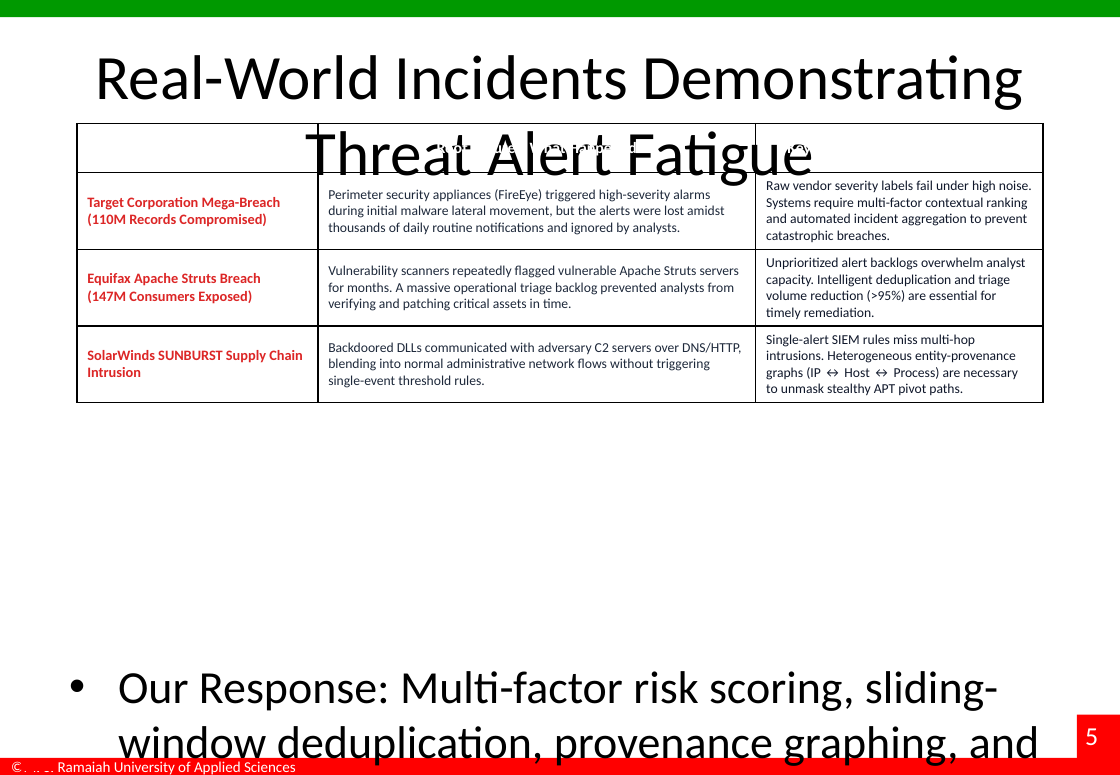
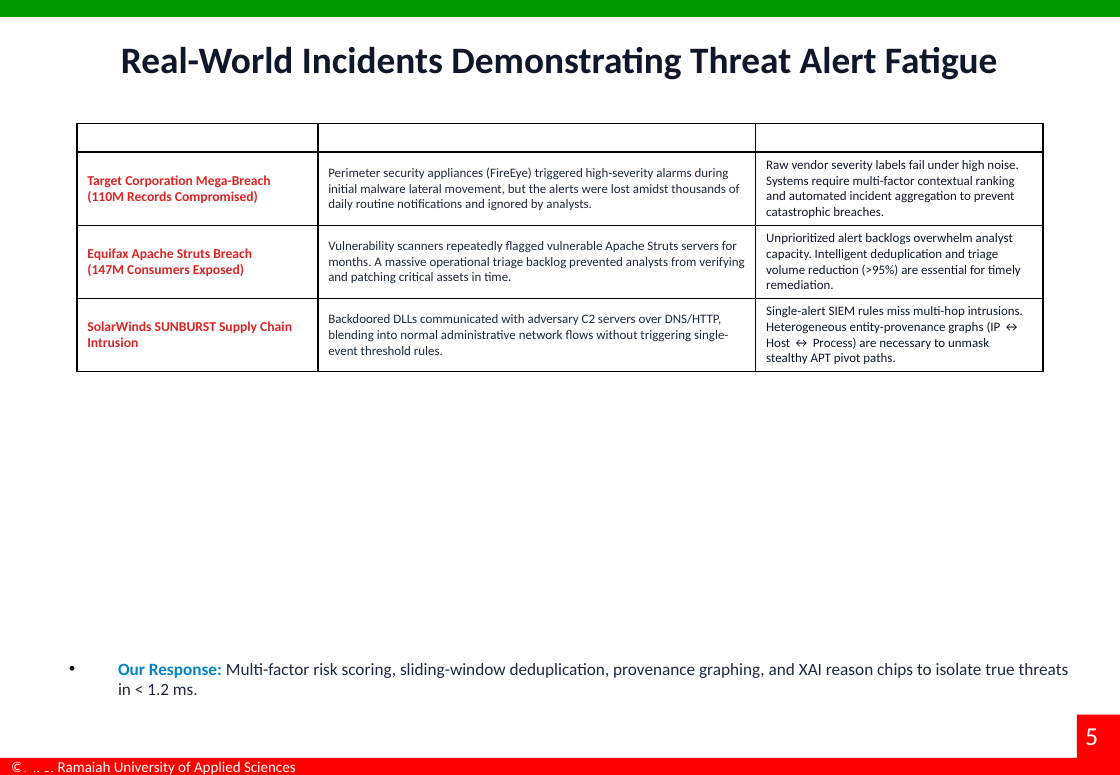
Before and after one commit to Alchemist-2905/Alert-triage, a slide deck: slide 5 of docs/Interim_Project_Presentation_TeamAlpha.pptx. Drawn at 1120x775 pixels with LibreOffice and Linux fonts; fonts in the diff are those of the drawing; background and template pictures are left out. Boxes give left, top, right and bottom in pixels: in the first picture for what was removed or moved away, otherwise in the second. Text is boxed around its words. In the diff, an @@ line names an element or a change of style, - is before the commit and + after.

Commit message:
docs: standardize all presentation fonts to Calibri with strict hierarchy

```diff
--- a/docs/Interim_Project_Presentation_TeamAlpha.pptx
+++ b/docs/Interim_Project_Presentation_TeamAlpha.pptx
@@ title "Real-World Incidents Demonstrating Threat Alert ..." at (121,46,998,80): size 44 to 26 pt, text colour #000000 to #0F172A, bold on; more space between paragraphs @@
@@ table at (77,123,1043,630) @@
-row 2, column 1: Target Corporation Mega-Breach / (110M Records Compromised)
+row 2, column 1: Target Corporation Mega-Breach (110M Records Compromised)
-row 3, column 1: Equifax Apache Struts Breach / (147M Consumers Exposed)
+row 3, column 1: Equifax Apache Struts Breach (147M Consumers Exposed)
@@ size 11 to 10.5 pt in "Real-World Cybersecurity Incident", "Root Failure / What Happened", "Key Vulnerability & SOC Takeaway" @@
@@ size 9.5 to 9 pt in "Perimeter security appliances (FireEye) triggered high-sever ...", "Raw vendor severity labels fail under high ...", "Vulnerability scanners repeatedly flagged vulnerable Apache  ...", "Unprioritized alert backlogs overwhelm analyst capacity. Int ..." and 2 more places @@
@@ size 10 to 9.5 pt in "SolarWinds SUNBURST Supply Chain Intrusion" @@
@@ text "Our Response: Multi-factor risk scoring, ..." at (118,663,1069,695): size 32 to 12 pt, text colour #000000 to #1E293B; text colour #000000 to #0284C7, bold on in "Our Response:" @@
```
Also in this commit, not shown: 16 other slides changed.
